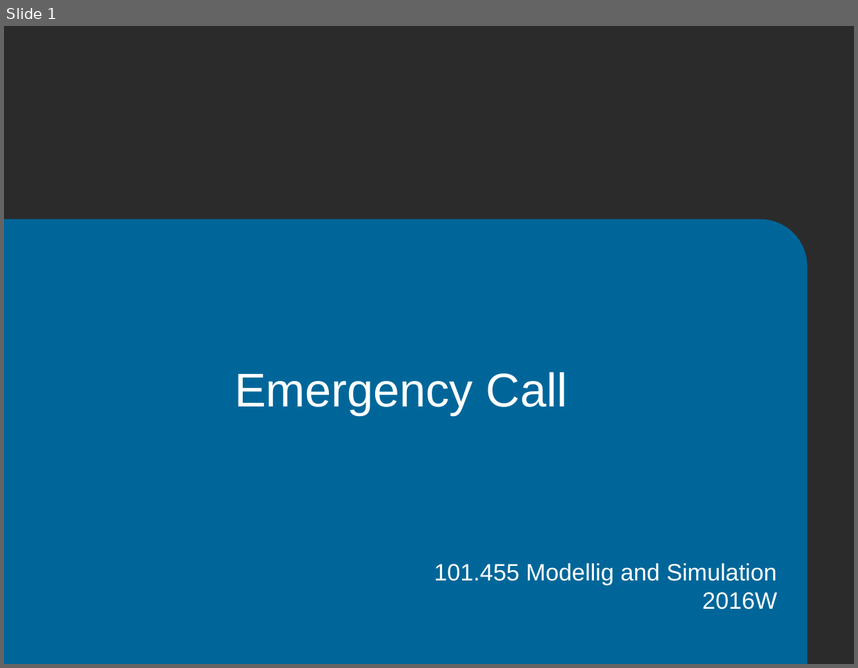
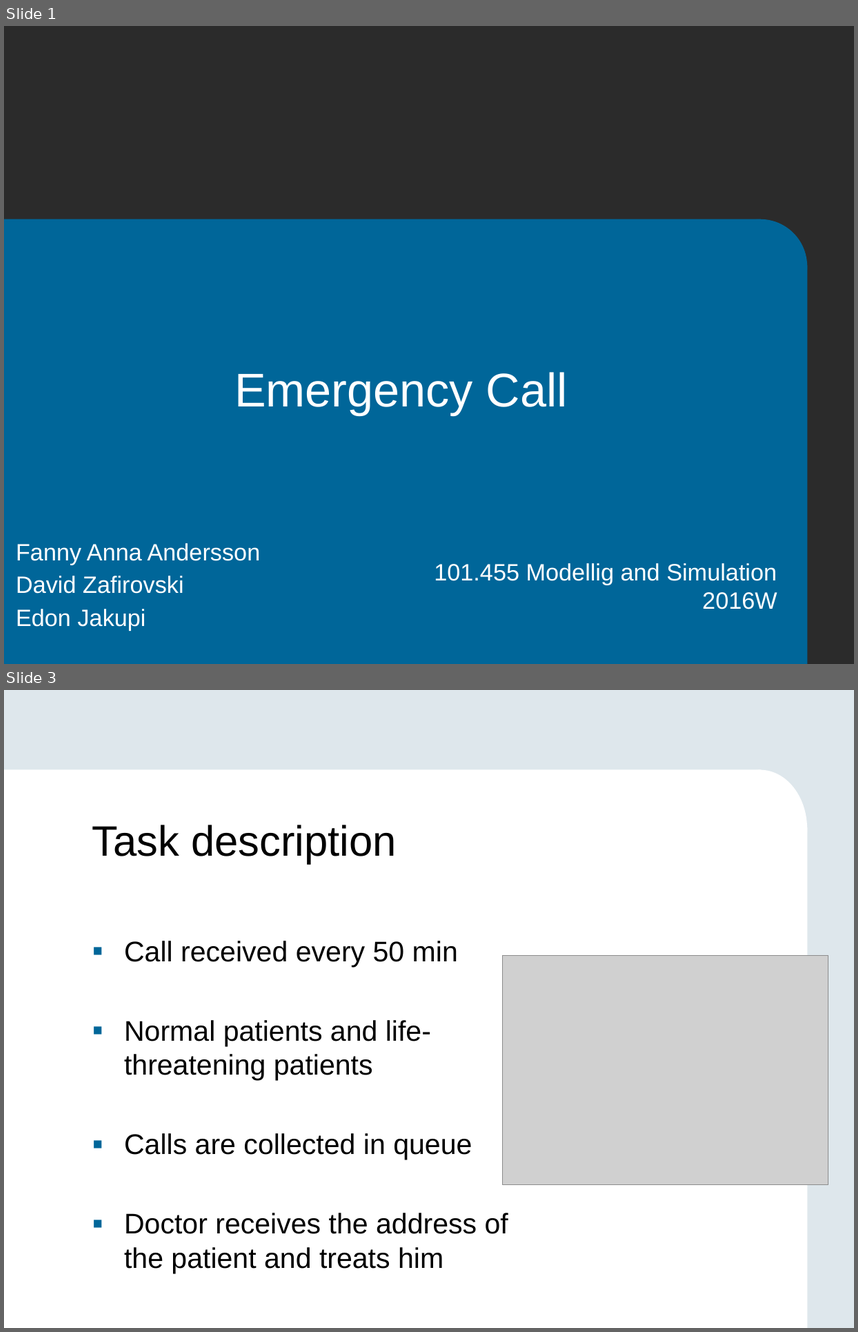
Before and after one commit to edonjakupi/MaS_Project, a slide deck: EmergencyCall_presentation.pptx. Shown one above the other, each under a label of ours: slide 1 before the commit, slides 1 and 3 after it; the slides between them are not shown. The pictures are 858x668 and 858x1332 pixels, drawn with LibreOffice and Linux fonts; fonts in the diff are those of the drawing; grey boxes stand for pictures; background and template pictures are left out; a plain dark background stands for a picture behind light text. Boxes give left, top, right and bottom in pixels: in the first picture for what was removed or moved away, otherwise in the second. Text is boxed around its words. In the diff, an @@ line names an element or a change of style, - is before the commit and + after.

```diff
--- a/EmergencyCall_presentation.pptx
+++ b/EmergencyCall_presentation.pptx
@@ slide 3 added at box(4, 690, 854, 1328), background #DEE7EC @@
@@ rectangle added at box(4, 770, 762, 1328), fill #FFFFFF @@
@@ ellipse added at box(713, 770, 807, 888), fill #FFFFFF @@
@@ title added at box(92, 825, 397, 864), 36 pt, text #000000 @@
+Task description
@@ rectangle added at box(459, 828, 807, 1328), fill #FFFFFF @@
@@ text added at box(124, 940, 508, 1273), 24 pt, text #000000 @@
+▪ Call received every 50 min
+▪ Normal patients and life-threatening patients
+▪ Calls are collected in queue
+▪ Doctor receives the address of the patient and treats him
@@ picture added at box(503, 955, 829, 1185) @@
@@ slide 1 changed as well @@
@@ text added at box(16, 543, 261, 630), 20 pt, text #FFFFFF @@
+Fanny Anna Andersson
+David Zafirovski
+Edon Jakupi
```
Also in this commit, not shown: 5 other slides added, 1 slide removed.
